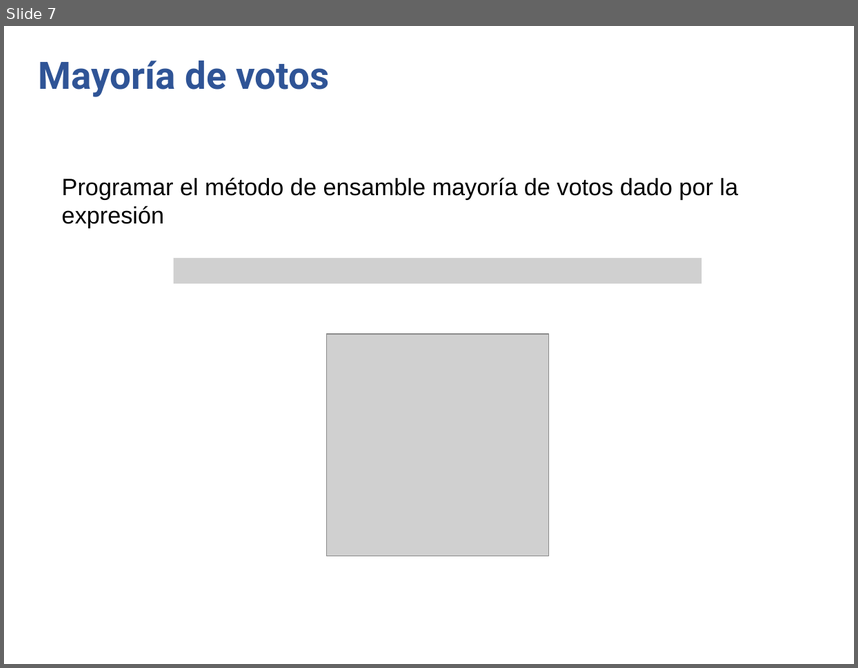
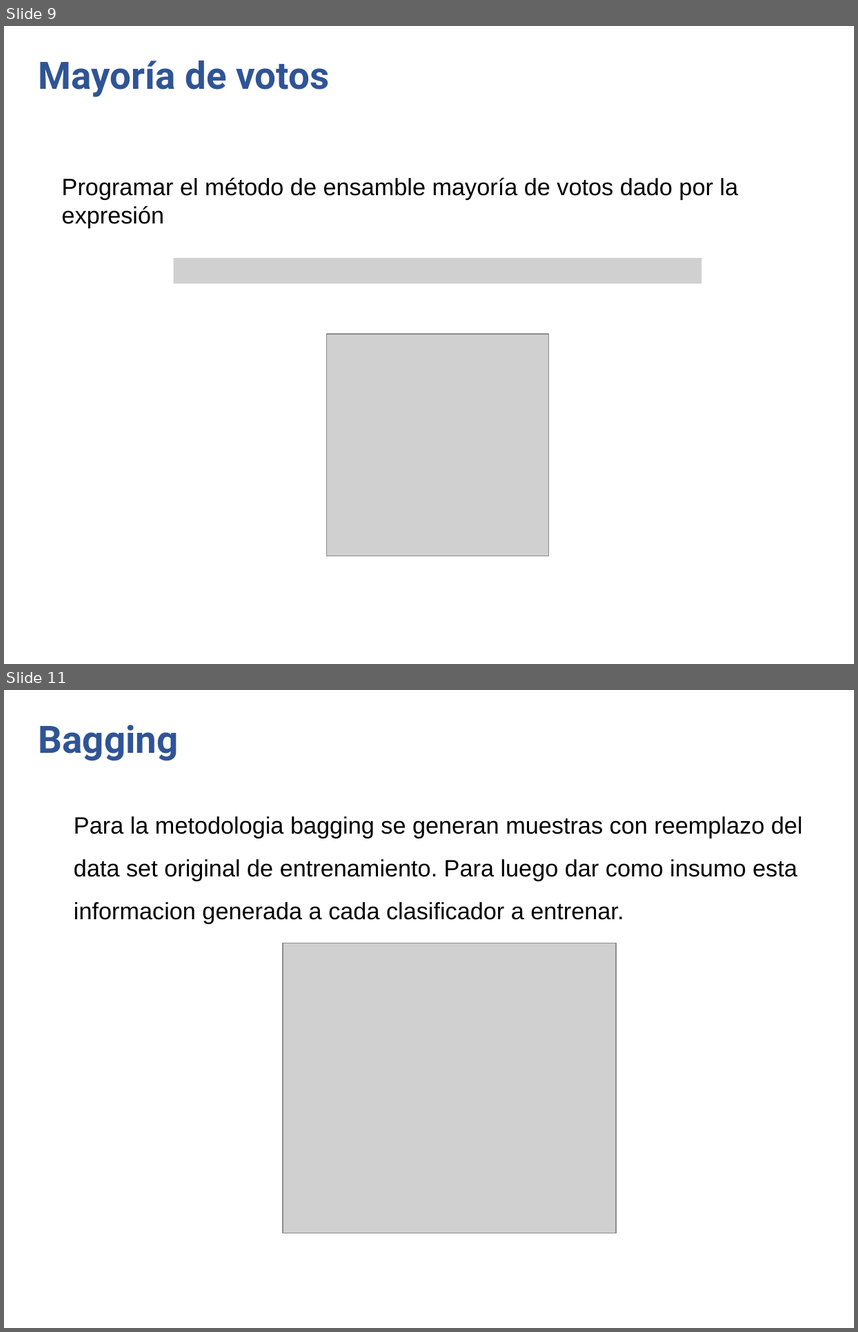
Before and after one commit to anvelezec/Embedings, a slide deck: MetodosEnsamble.pptx. Shown one above the other, each under a label of ours: slide 7 before the commit, slides 9 and 11 after it; the slides between them are not shown. The pictures are 858x668 and 858x1332 pixels, drawn with LibreOffice and Linux fonts; fonts in the diff are those of the drawing; grey boxes stand for pictures; background and template pictures are left out. Boxes give left, top, right and bottom in pixels: in the first picture for what was removed or moved away, otherwise in the second. Text is boxed around its words. In the diff, an @@ line names an element or a change of style, - is before the commit and + after.

Commit message:
bagging

```diff
--- a/MetodosEnsamble.pptx
+++ b/MetodosEnsamble.pptx
@@ slide 11 added at [4, 690, 854, 1328], background picture (left out) @@
@@ text added at [38, 724, 178, 761], 32 pt, text #2F5496, bold @@
+Bagging
@@ text added at [74, 816, 803, 923], 20 pt, text #000000 @@
+Para la metodologia bagging se generan muestras con reemplazo del data set original de entrenamiento. Para luego dar como insumo esta informacion generada a cada clasificador a entrenar.
@@ picture added at [283, 943, 616, 1232] @@
@@ what was slide 7 is now slide 9 @@
```
Also in this commit, not shown: 1 slide changed, 4 other slides added, 2 slides removed, 3 other files.
